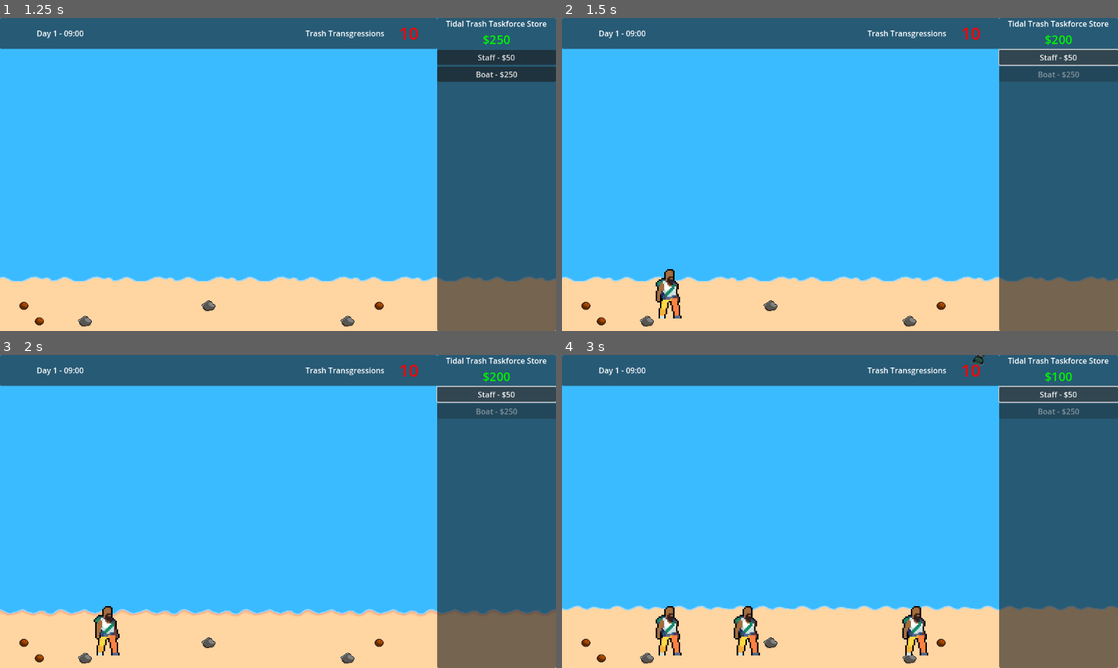
Above: before the commit, frames 1-4 (two rows, left to right).
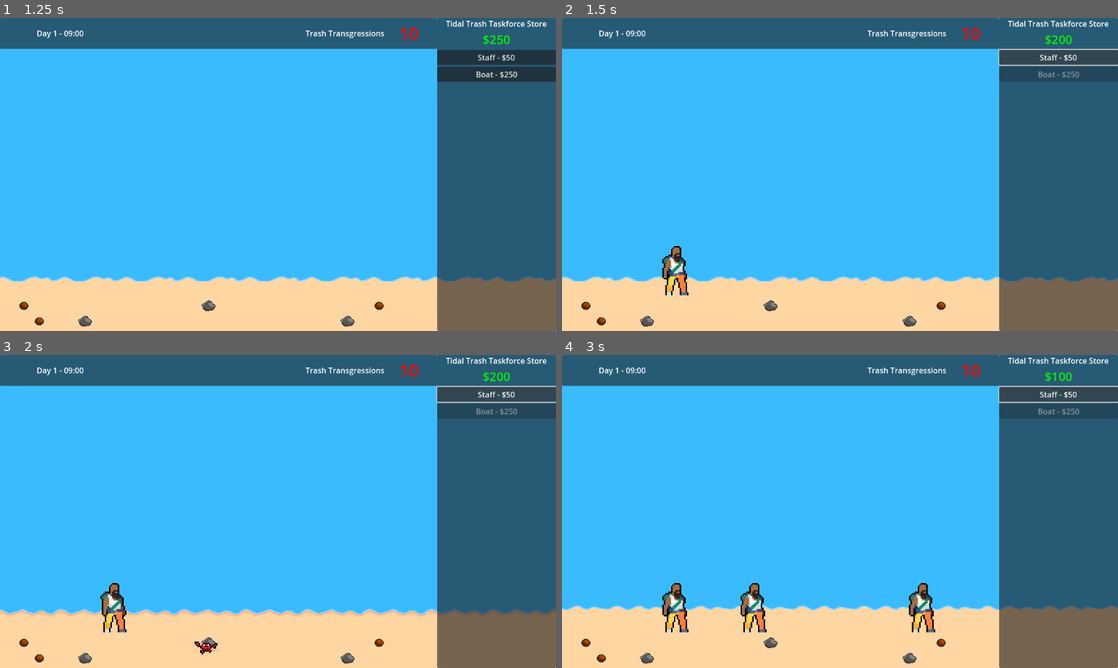
Above: after the commit, the same moments.

Repository: BlazingNeutron/calmbeforestorm
Game: Godot game, scene res://scenes/menu.tscn
Two runs of this game, one before a commit and one after it. Both use one fixed random seed, a clock stepped at 60 frames per second and the inputs below. Sound files missing from this copy of the repository are replaced by a short silence.
Inputs:
- Up to frame 1 (1.25 s): click "Start" at 0.5 s
- Up to frame 2 (1.5 s): click "Staff - $50" at 1.25 s
- Up to frame 3 (2 s): no input
- Up to frame 4 (3 s): click "Staff - $50" at 2 s; click "Staff - $50" at 2.75 s

Frame 1 is identical in both runs. In frame 2, 0.9% of the frame differs, in the area x 16-23%, y 72-96%; in frame 3, 1.0%; in frame 4, 2.8%, in the area x 16-76%, y 0-96%.

Commit message:
scaled item sizes, sharks, boats and trash

Diff:
--- a/scenes/dodads.tscn
+++ b/scenes/dodads.tscn
@@ -168,7 +168,6 @@
 [node name="SharkDodad" type="AnimatedSprite2D" parent="."]
 unique_name_in_owner = true
 visible = false
-scale = Vector2(3, 3)
 sprite_frames = SubResource("SpriteFrames_d1dwb")
 autoplay = "default"
 frame = 9
--- a/scenes/game.tscn
+++ b/scenes/game.tscn
@@ -6,6 +6,8 @@
 [ext_resource type="PackedScene" uid="uid://c0luf734cnh5g" path="res://scenes/picker_upper_manager.tscn" id="3_jhrrb"]
 [ext_resource type="PackedScene" uid="uid://d3y2w6dk2qoel" path="res://scenes/hud.tscn" id="4_ef12f"]
 [ext_resource type="PackedScene" uid="uid://dihxi10qb34q3" path="res://scenes/dodads.tscn" id="6_m8ls0"]
+
+[sub_resource type="WorldBoundaryShape2D" id="WorldBoundaryShape2D_0rgca"]
 
 [node name="game" type="Node2D"]
 script = ExtResource("1_p5c5y")
@@ -25,6 +27,8 @@
 tile_map_data = PackedByteArray("AADp//L/BQAAAAYAAADp//P/BQAAAAYAAADp//T/BQAAAAYAAADp//X/BQAAAAYAAADp//b/BQAAAAYAAADp// …(17488 unchanged characters)…
 tile_set = ExtResource("3_2kvtt")
 
+[node name="Dodads" parent="." instance=ExtResource("6_m8ls0")]
+
 [node name="WasteContainer" type="Node2D" parent="."]
 unique_name_in_owner = true
 
@@ -43,7 +47,14 @@
 [node name="StormDuration" type="Timer" parent="."]
 wait_time = 30.0
 
-[node name="Dodads" parent="." instance=ExtResource("6_m8ls0")]
+[node name="BeachBorder" type="Area2D" parent="."]
+collision_layer = 2
+collision_mask = 2
+
+[node name="BeachBorder" type="CollisionShape2D" parent="BeachBorder"]
+position = Vector2(0, 69)
+shape = SubResource("WorldBoundaryShape2D_0rgca")
+one_way_collision_margin = 3.0
 
 [connection signal="clear_weather" from="." to="hud" method="_on_game_clear_weather"]
 [connection signal="clear_weather" from="." to="WasteContainer/WasteSpawner" method="_on_game_clear_weather"]
@@ -54,3 +65,4 @@
 [connection signal="spawned_trash" from="WasteContainer/WasteSpawner" to="PickerUppersContainer/PickerUpperManager" method="_on_waste_spawner_spawned_trash"]
 [connection signal="timeout" from="NextStormTimer" to="." method="_on_storm_timer_timeout"]
 [connection signal="timeout" from="StormDuration" to="." method="_on_storm_duration_timeout"]
+[connection signal="body_entered" from="BeachBorder" to="." method="_on_beach_border_body_entered"]
--- a/scenes/picker_uppers/boat.tscn
+++ b/scenes/picker_uppers/boat.tscn
@@ -154,6 +154,7 @@
 }]
 
 [node name="PickerUpper" instance=ExtResource("1_esetv")]
+collision_layer = 2
 script = ExtResource("2_ya3ju")
 min_x = -550
 max_x = 300
--- a/scenes/picker_uppers/staff.tscn
+++ b/scenes/picker_uppers/staff.tscn
@@ -6,7 +6,7 @@
 [ext_resource type="AudioStream" uid="uid://cckex47jyoq5l" path="res://assets/audio/strange-creature-talks-96872.mp3" id="3_yyda3"]
 
 [sub_resource type="RectangleShape2D" id="RectangleShape2D_254wm"]
-size = Vector2(28, 40)
+size = Vector2(63, 108)
 
 [sub_resource type="AtlasTexture" id="AtlasTexture_sjqn4"]
 atlas = ExtResource("2_cdoh3")
@@ -145,11 +145,11 @@
 default_y = 250
 
 [node name="CollisionShape2D" parent="." index="0"]
-position = Vector2(0, -17)
+position = Vector2(-5.5, -51)
 shape = SubResource("RectangleShape2D_254wm")
 
 [node name="Sprite2D" parent="." index="1"]
-position = Vector2(7, -24)
+position = Vector2(21, -72)
 scale = Vector2(3, 3)
 sprite_frames = SubResource("SpriteFrames_d2xa8")
 animation = &"move"
@@ -160,6 +160,3 @@
 stream = ExtResource("3_yyda3")
 pitch_scale = 1.5
 autoplay = false
-
-[node name="PickupTimer" parent="." index="3"]
-one_shot = true
--- a/scripts/dodads.gd
+++ b/scripts/dodads.gd
@@ -2,26 +2,40 @@
 
 @onready var dodad_timer: Timer = $DodadTimer
 @onready var crab_dodad: AnimatedSprite2D = %CrabDodad
+@onready var shark_dodad: AnimatedSprite2D = %SharkDodad
 
-@export var dodad_list = [ "crab", "shark" ]
+@export var dodad_list = [
+	"crab",
+	"shark"
+]
 @export var dodads = {
-	"crab": { "beach": true, "sprite": "%CrabDodad", "moving": false },
-	"shark": { "beach": false, "sprite": "%SharkDodad", "moving": true }
+	"crab": { "beach": true, "sprite": "%CrabDodad", "moving": false, "scaling": false, "scale": 3 },
+	"shark": { "beach": false, "sprite": "%SharkDodad", "moving": true, "scaling": true }
 }
 
 @export var timer : int = 25
-@export var timer_max : int = 30
-@export var timer_min : int = 7
+@export var timer_max : int = 1
+@export var timer_min : int = 1
 
 var rng = RandomNumberGenerator.new()
-var moving_dodad = null
+var current_dodad = null
+var moving_dodad = false
+var scaled_dodad = false
 
 func _ready() -> void:
+	rng.randomize()
 	start_a_dodad_timer()
 
 func _process(delta: float) -> void:
-	if moving_dodad != null:
-		moving_dodad.position.x += (40 * delta)
+	if moving_dodad:
+		current_dodad.position.x += (40 * delta)
+	if scaled_dodad:
+		calculate_scale(position.y)
+
+func calculate_scale(y : float) -> void:
+	var scale_value = (0.002 * y) + 0.5
+	current_dodad.scale.x = scale_value
+	current_dodad.scale.y = scale_value
 
 func start_a_dodad_timer() -> void:
 	timer = rng.randi_range(timer_min, timer_max)
@@ -35,13 +49,18 @@
 	var x
 	var y
 	if dodad_item.beach:
-		x = rng.randi_range(-50, 420)
-		y = rng.randi_range(230, 300)
+		x = rng.randi_range(-530, 500)
+		y = rng.randi_range(200, 290)
 	elif not dodad_item.beach:
-		x = rng.randi_range(-500, 420)
+		x = rng.randi_range(-530, 480)
 		y = rng.randi_range(-200, 180)
+	current_dodad = sprite
 	if dodad_item.moving:
-		moving_dodad = sprite
+		moving_dodad = dodad_item.moving
+	scaled_dodad = dodad_item.scaling
+	if not dodad_item.scaling:
+		sprite.scale.x = dodad_item.scale
+		sprite.scale.y = dodad_item.scale
 	sprite.position.x = x
 	sprite.position.y = y
 	sprite.show()
--- a/scripts/game.gd
+++ b/scripts/game.gd
@@ -28,3 +28,7 @@
 func _on_storm_duration_timeout() -> void:
 	clear_weather.emit()
 	next_storm_timer.start()
+
+func _on_beach_border_body_entered(body: Node2D) -> void:
+	print("something's here")
+	body.unassign()
--- a/scripts/picker_upper.gd
+++ b/scripts/picker_upper.gd
@@ -31,6 +31,13 @@
 			#print("pickup animation is playing")
 			pickup_timer.start()
 			#print("pickup timer started")
+	if is_water_bound:
+		calculate_scale(position.y)
+
+func calculate_scale(y : float) -> void:
+	var scale_value = (0.002 * y) + 0.9
+	scale.x = scale_value
+	scale.y = scale_value
 
 func spawn_position() -> Vector2:
 	assert(false, "Please override `spawn_position()` in the derived script.")
@@ -43,6 +50,10 @@
 	#print("playing move")
 	assigned = true
 
+func unassign() -> void:
+	assigned = false
+	sprite.play("default")
+
 func start_sound() -> void:
 	audio_stream_player.play()
 
--- a/scripts/picker_upper_manager.gd
+++ b/scripts/picker_upper_manager.gd
@@ -23,7 +23,7 @@
 func _on_trash_picked_up(removed_trash) -> void:
 	#print("a trash was picked up")
 	if removed_trash.picker_upper != null:
-		removed_trash.picker_upper.assigned = false
+		removed_trash.picker_upper.unassign()
 	var trash_index = trash_array.find(removed_trash)
 	if trash_index > -1:
 		#print("trash removed")
--- a/scripts/waste.gd
+++ b/scripts/waste.gd
@@ -27,6 +27,12 @@
 		has_landed = true
 		move_to_beach_frame()
 		landed.emit(self)
+	calculate_scale(position.y)
+
+func calculate_scale(y : float) -> void:
+	var scale_value = (0.002 * y) + 0.5
+	scale.x = scale_value
+	scale.y = scale_value
 
 func _on_area_2d_input_event(viewport: Node, event: InputEvent, _shape_idx: int) -> void:
 	if event is InputEventMouseButton:
Not shown: 1 places in scenes/game.tscn that only renumber resources
